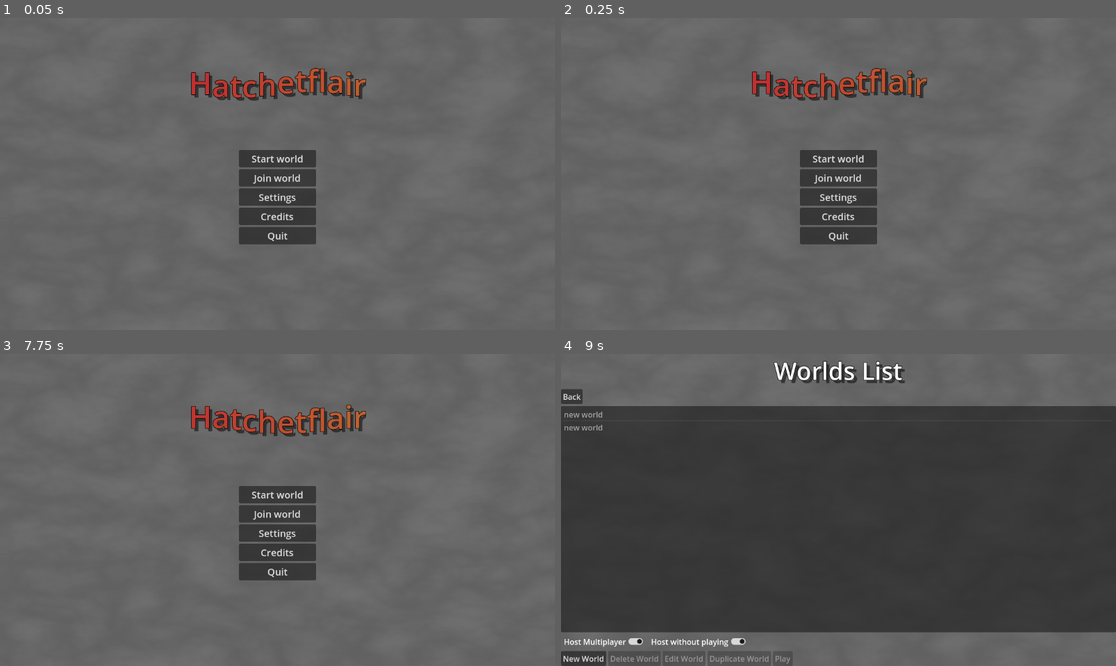
Above: before the commit, frames 1-4 (two rows, left to right).
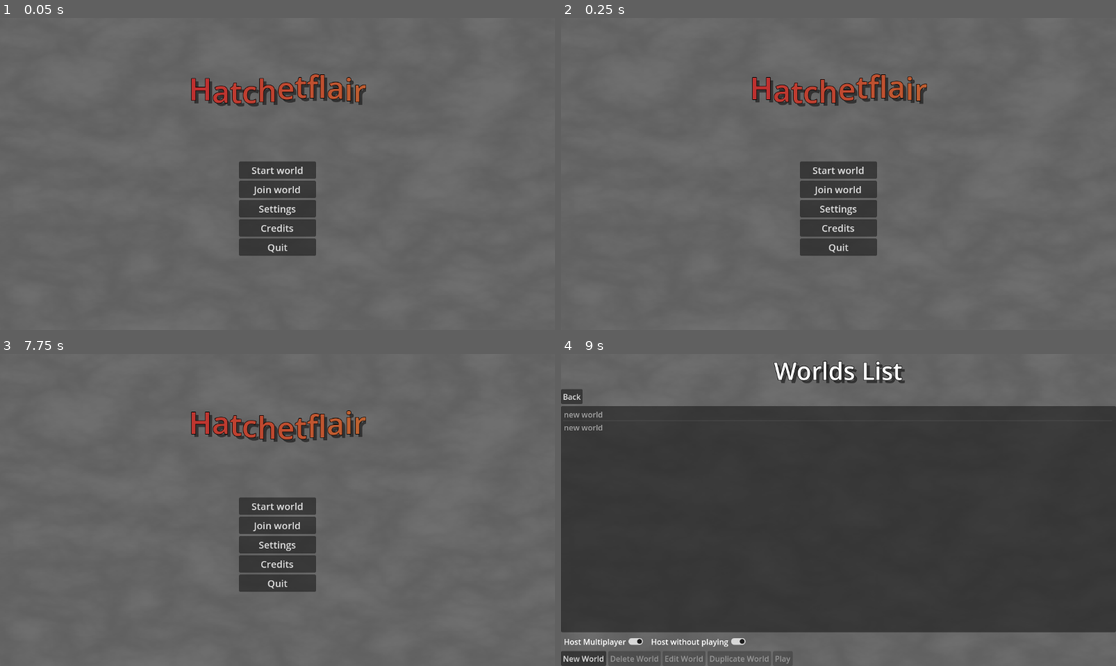
Above: after the commit, the same moments.

Repository: pixerhp/Hatchetflair
Game: Godot game, scene res://scenes/main_scenes/main_menu.tscn
Two runs of this game, one before a commit and one after it. Both use one fixed random seed, a clock stepped at 60 frames per second and the inputs below.
Inputs (mouse positions are in pixels of both pictures, inside the frame that each line leads up to):
- Up to frame 1 (0.05 s): no input
- Up to frame 2 (0.25 s): no input
- Up to frame 3 (7.75 s): click "Start world" at 0.5 s; click "New World" at 1.25 s; click (277, 491) at 2.02 s; type "Alex" at 2.1 s; click (277, 510) at 2.25 s; type "12" at 2.33 s; click "New World" at 2.75 s; click "Okay" at 3.5 s; click "New World" at 4.25 s; click "Okay" at 5 s; click "Host Multiplayer" at 5.75 s; click "Host without playing" at 6.5 s; click "Back" at 7.25 s
- Up to frame 4 (9 s): click "Start world" at 8 s; tap Enter at 8.75 s

The runs differ from the first frame. In frame 1, 3.7% of the frame differs, in the area x 34-66%, y 16-77%; in frame 2, 3.7%; in frame 3, 3.7%; in frame 4, nothing differs.

Commit message:
Minor titlescreen edit (size of a spacer)

Diff:
--- a/scenes/main_scenes/main_menu.tscn
+++ b/scenes/main_scenes/main_menu.tscn
@@ -127,7 +127,7 @@
 [node name="Spacer3" type="Control" parent="Menus/TitleScreen/TitleScreenUI"]
 layout_mode = 2
 size_flags_vertical = 3
-size_flags_stretch_ratio = 2.0
+size_flags_stretch_ratio = 1.5
 
 [node name="WorldsScreen" type="Control" parent="Menus"]
 visible = false
